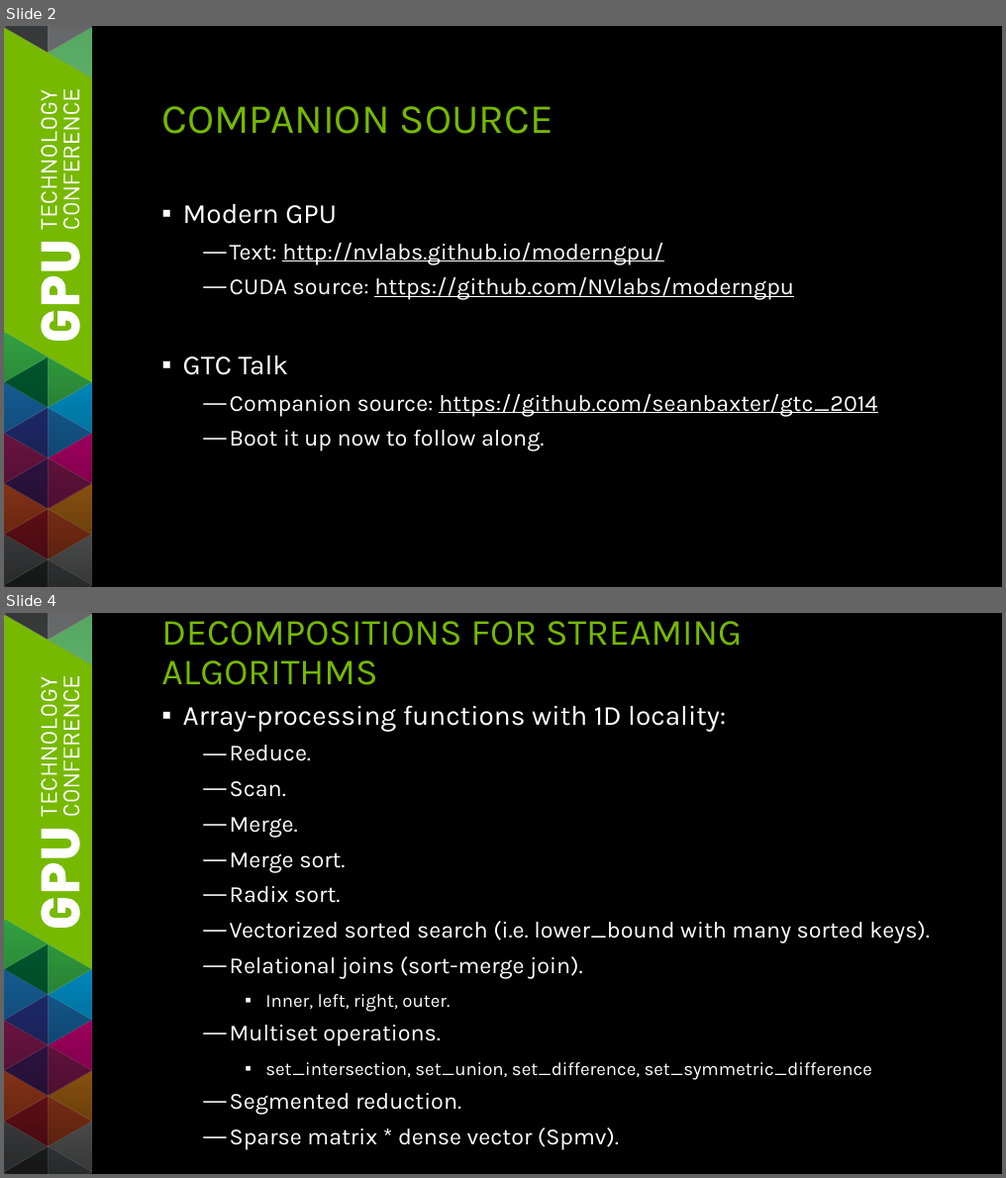
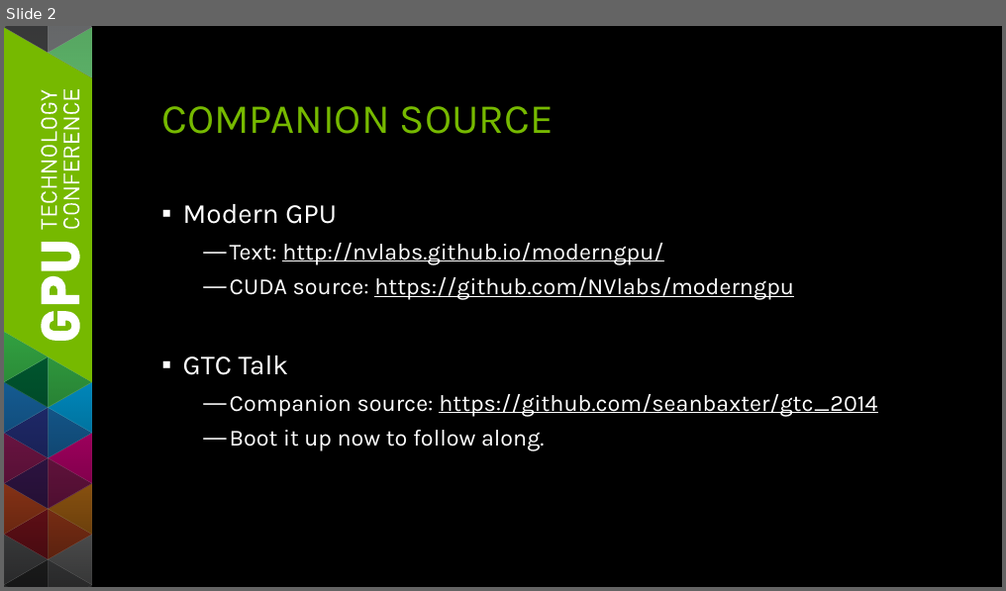
Before and after one commit to seanbaxter/gtc_2014, a slide deck: gtc_2014_sean_baxter.pptx. Shown one above the other, each under a label of ours: slides 2 and 4 before the commit, slide 2 after it; the slides between them are not shown. The pictures are 1006x1178 and 1006x591 pixels, drawn with LibreOffice and Linux fonts; fonts in the diff are those of the drawing. Boxes give left, top, right and bottom in pixels: in the first picture for what was removed or moved away, otherwise in the second. Text is boxed around its words. In the diff, an @@ line names an element or a change of style, - is before the commit and + after.

```diff
--- a/gtc_2014_sean_baxter.pptx
+++ b/gtc_2014_sean_baxter.pptx
@@ slide 4 removed at (4,613,1002,1174), background #000000; not listed: 101 template elements that a slide beside it also shows @@
@@ title removed at (161,621,742,685) @@
-DECOMPOSITIONS FOR STREAMING ALGORITHMS
@@ text removed at (183,705,930,1150) @@
-▪ Array-processing functions with 1D locality:
-  — Reduce.
-  — Scan.
-  — Merge.
-  — Merge sort.
-  — Radix sort.
-  — Vectorized sorted search (i.e. lower_bound with many sorted keys).
-  — Relational joins (sort-merge join).
-    ▪ Inner, left, right, outer.
-  — Multiset operations.
-    ▪ set_intersection, set_union, set_difference, set_symmetric_difference
-  — Segmented reduction.
-  — Sparse matrix * dense vector (Spmv).
```
Also in this commit, not shown: 3 slides changed, 13 slides added, 3 other slides removed, 4 other files.
